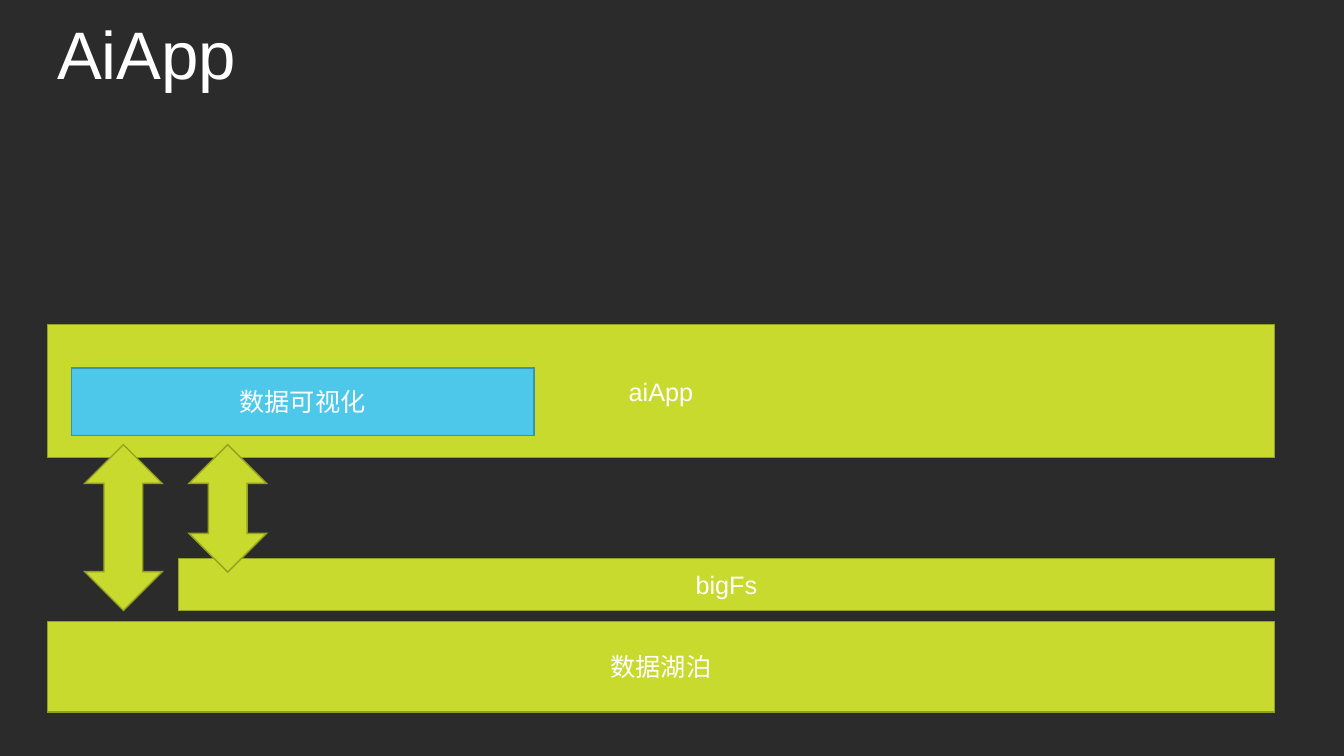
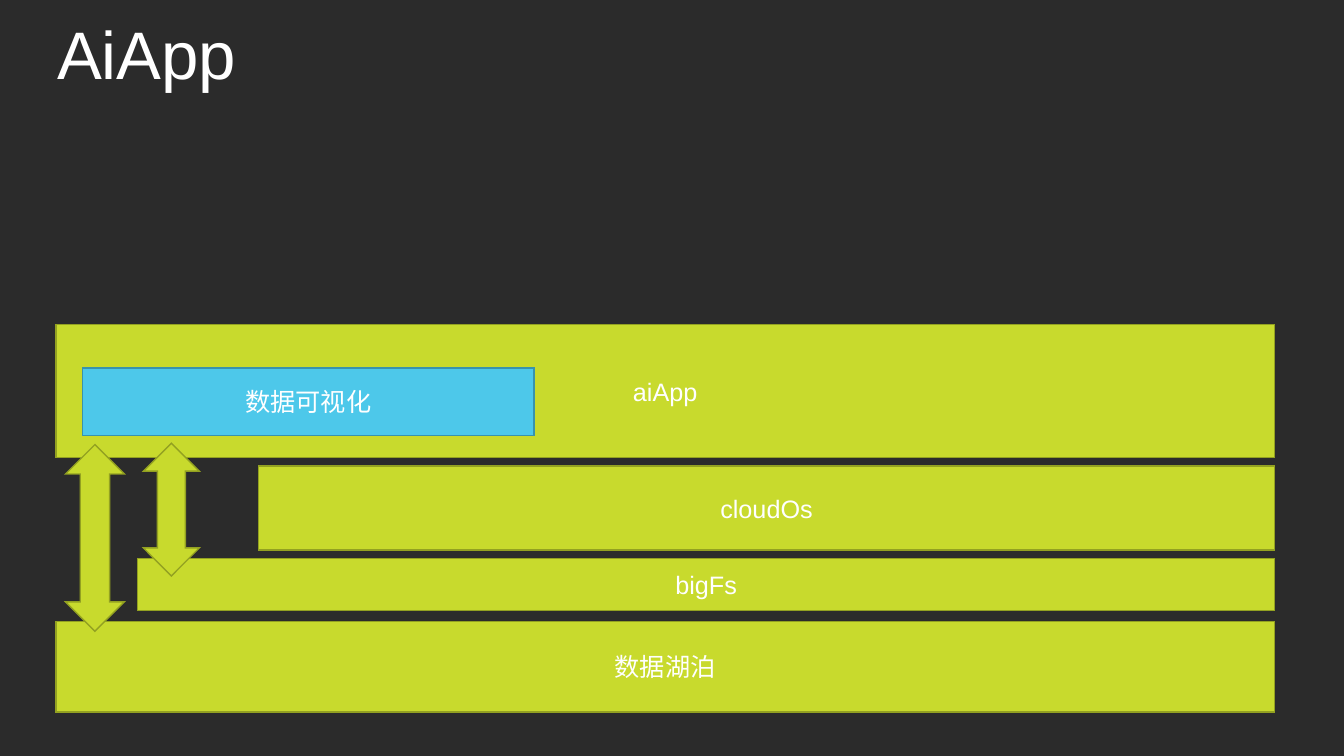
Before and after one commit to bigCloudAI/bigCloudAi, a slide deck: slide 6 of bigCloudAi/bigCloudAi.pptx. Drawn at 1344x756 pixels with LibreOffice and Linux fonts; fonts in the diff are those of the drawing; background and template pictures are left out; a plain dark background stands for a picture behind light text. Boxes give left, top, right and bottom in pixels: in the first picture for what was removed or moved away, otherwise in the second. Text is boxed around its words. In the diff, an @@ line names an element or a change of style, - is before the commit and + after.

```diff
--- a/bigCloudAi/bigCloudAi.pptx
+++ b/bigCloudAi/bigCloudAi.pptx
@@ rectangle "aiApp": place and size @@
-rectangle "aiApp" at box(47, 325, 1274, 458)
+rectangle "aiApp" at box(55, 325, 1274, 458)
@@ rectangle "数据可视化": place and size @@
-rectangle "数据可视化" at box(72, 368, 534, 436)
+rectangle "数据可视化" at box(83, 368, 534, 436)
@@ up down arrow: place and size @@
-up down arrow at box(85, 445, 162, 610)
+up down arrow at box(66, 445, 124, 631)
@@ up down arrow: place and size @@
-up down arrow at box(190, 445, 267, 573)
+up down arrow at box(143, 444, 199, 577)
@@ rectangle added at box(259, 466, 1275, 549), fill #C8DA2D, outline #94A121 1 pt, 18 pt, text #FFFFFF @@
+cloudOs
@@ rectangle "bigFs": place and size @@
-rectangle "bigFs" at box(178, 559, 1274, 610)
+rectangle "bigFs" at box(138, 559, 1275, 610)
@@ rectangle "数据湖泊": place and size @@
-rectangle "数据湖泊" at box(47, 621, 1275, 712)
+rectangle "数据湖泊" at box(55, 621, 1274, 712)
```
Also in this commit, not shown: 1 other slide changed, 1 slide removed, 4 other files.
